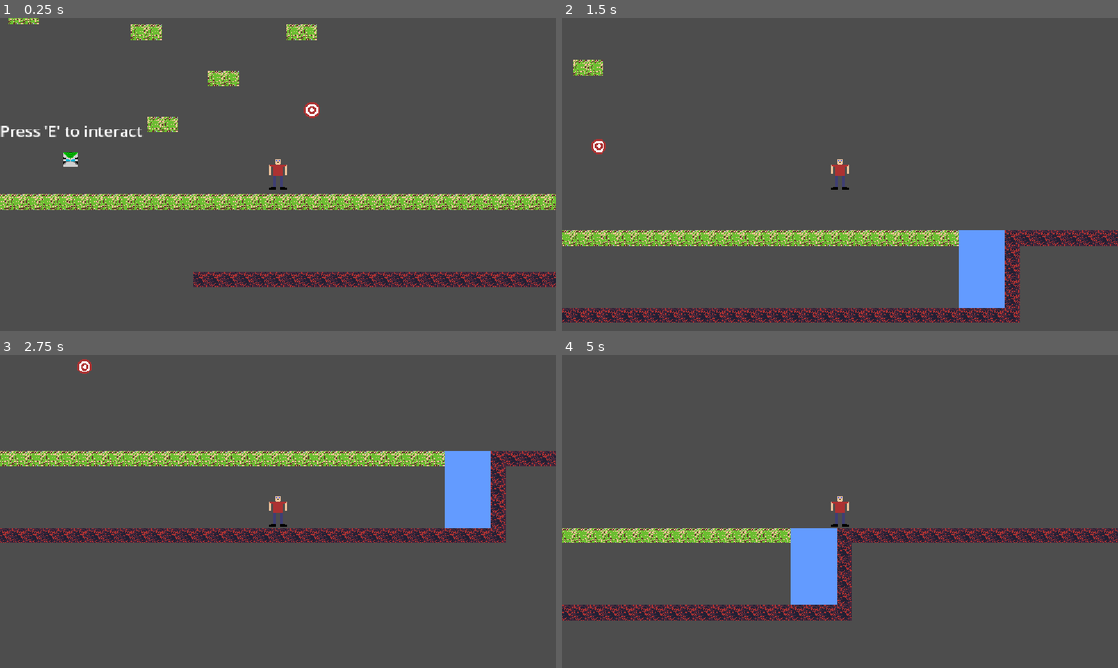
Above: before the commit, frames 1-4 (two rows, left to right).
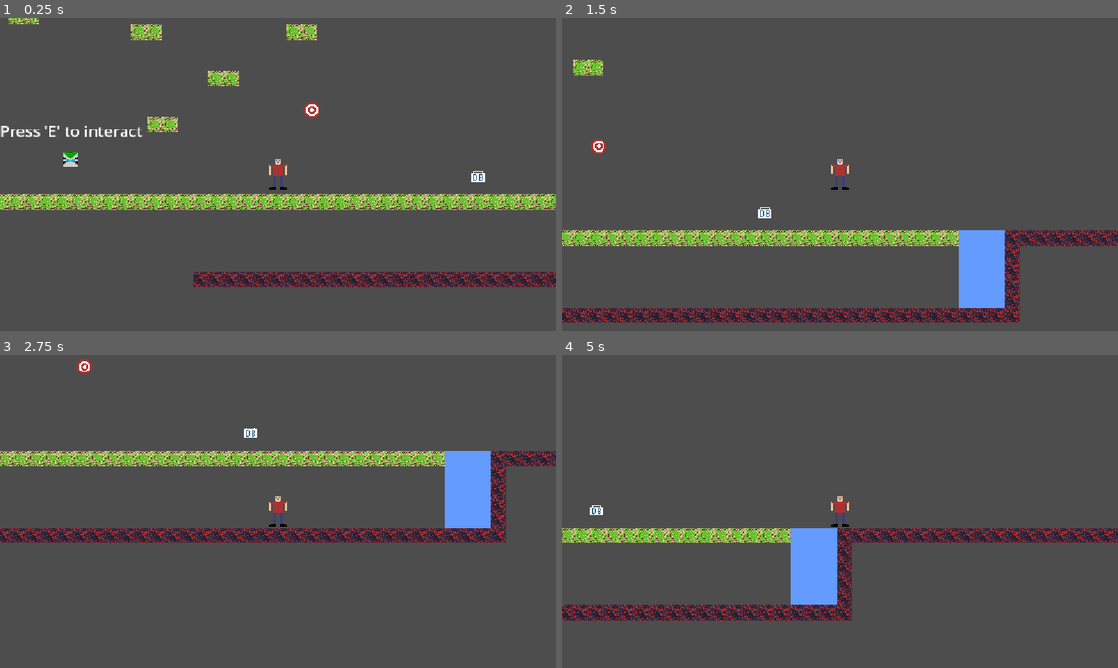
Above: after the commit, the same moments.

Repository: SysadmnIvy27/Final_game_dev
Game: Godot game, scene res://main/main.tscn
The game is run twice, just before and just after one commit, with the same random seed, the same clock (stepped at 60 frames per second) and the same inputs.
Inputs:
- Up to frame 1 (0.25 s): no input
- Up to frame 2 (1.5 s): tap E (interact) at 0.5, 0.6, 1.25, 1.35 s; hold D (move_right) from 0.53 s (still down); tap Space (jump) at 0.77 s
- Up to frame 3 (2.75 s): tap Space (jump) at 1.52 s; tap E (interact) at 2, 2.1 s; release D (move_right) at 2.03 s; hold A (move_left) from 2.03 s (still down)
- Up to frame 4 (5 s): tap E (interact) at 2.75, 2.85, 3.5, 3.6, 4.25, 4.35 s; release A (move_left) at 2.78 s; hold D (move_right) 2.78-4.28 s; tap Space (jump) at 3.02, 3.77, 4.52 s; hold A (move_left) from 4.28 s (still down)

The runs differ from the first frame. In frame 1, less than 0.1% of the frame differs, in the area x 84-88%, y 48-53%; in frame 2, less than 0.1%; in frame 3, less than 0.1%; in frame 4, less than 0.1%.
Error after the commit: Invalid assignment of property or key 'drone' with value of type 'Area2D (oliver_item.gd)' on a base object of type 'Area2D (oliver_item.gd)'. (res://entities/…

Commit message:
v0.1.0 oliver update WIP 4

Diff:
--- /dev/null
+++ b/entities/items/debug_item/debug_item.gd
@@ -0,0 +1,16 @@
+extends Area2D
+
+var team = "neutral"
+
+# Called when the node enters the scene tree for the first time.
+func _ready() -> void:
+	pass # Replace with function body.
+
+
+# Called every frame. 'delta' is the elapsed time since the previous frame.
+func _process(_delta: float) -> void:
+	pass
+
+func interact(entity):
+	print(self.name + " picked up by " + entity.name)
+	queue_free()
--- /dev/null
+++ b/entities/items/debug_item/debug_item.tscn
@@ -0,0 +1,17 @@
+[gd_scene format=3 uid="uid://d0b7kskktr72p"]
+
+[ext_resource type="Texture2D" uid="uid://bc4b813e0o184" path="res://assets/entities/debug_item/debug_item.png" id="1_8j6jw"]
+[ext_resource type="Script" uid="uid://dsck77pdwlq14" path="res://entities/items/debug_item/debug_item.gd" id="1_i1lbj"]
+
+[sub_resource type="RectangleShape2D" id="RectangleShape2D_b1ji6"]
+size = Vector2(16, 13)
+
+[node name="DebugItem" type="Area2D" unique_id=1900671782 groups=["interactable", "targetable"]]
+script = ExtResource("1_i1lbj")
+
+[node name="CollisionShape2D" type="CollisionShape2D" parent="." unique_id=2004203872 groups=["interactable", "targetable"]]
+position = Vector2(0, 1.5)
+shape = SubResource("RectangleShape2D_b1ji6")
+
+[node name="Sprite2D" type="Sprite2D" parent="." unique_id=139718972]
+texture = ExtResource("1_8j6jw")
--- a/entities/items/oliver_item/oliver_item.gd
+++ b/entities/items/oliver_item/oliver_item.gd
@@ -1,16 +1,22 @@
 extends Area2D
+
 var owner_entity : Node
-@onready var movement_marker : Node
+var movement_marker : Node
 @onready var attack_range = $attack_area
+@onready var interact_range = $interact_area
+@onready var detection_range = $detection_range
 @onready var timer = $Cooldown
 @onready var tooltip = $tooltip
 @export var projectile_scene : PackedScene
 var has_owner = false
+var can_teleport = false
+var debug = false
 var SPEED = 100.0
 var team
 var cooldown = 1
 var follow_dist = 20
 var teleport_dist = 500
+var move_target : Node
 
 # Called when the node enters the scene tree for the first time.
 func _ready() -> void:
@@ -20,18 +26,66 @@
 # Called every frame. 'delta' is the elapsed time since the previous frame.
 func _process(delta: float) -> void:
 	if has_owner:
-		var movement_direction = (movement_marker.global_position - global_position).normalized()
-		var dist = sqrt((global_position.x - movement_marker.global_position.x) ** 2 + (global_position.y - movement_marker.global_position.y) ** 2)
-		if dist > follow_dist and dist < teleport_dist:
+		# gettitng targets
+		var targets : Array
+		for area in detection_range.get_overlapping_areas():
+			if area.is_in_group("targetable"):
+				targets.append(area)
+				if debug:
+					print(area.name + " area")
+		for body in detection_range.get_overlapping_bodies():
+			if body.is_in_group("targetable"):
+				targets.append(body)
+				if debug:
+					print(body.name + " body")
+
+		var closest_target : Node
+		var target_dist : float
+		closest_target = null
+		target_dist = 1000
+		for target in targets:
+			if target.is_in_group("interactable"):
+				if global_position.distance_to(target.global_position) < target_dist:
+					closest_target = target
+					target_dist = global_position.distance_to(target.global_position)
+		move_target = closest_target
+		can_teleport = false
+		if closest_target != null and debug:
+			print("The closest target is: " + closest_target.name + " " + str(target_dist))
+
+		if debug:
+			print("List Start:")
+			for target in targets:
+				print(target.name + " distance: " + str(global_position.distance_to(target.global_position)))
+
+		if move_target == null:
+			move_target = movement_marker
+			can_teleport = true
+
+		var movement_direction = (move_target.global_position - global_position).normalized()
+
+		var dist = global_position.distance_to(move_target.global_position)
+
+		if dist > follow_dist and dist < teleport_dist: # follow logic
 			position += movement_direction * SPEED * delta
-		elif dist > teleport_dist:
+		elif dist > teleport_dist and can_teleport: # teleportation logic
 			global_position = movement_marker.global_position
+
+	# attack logic
 	if timer.is_stopped() and has_owner:
 		for area in attack_range.get_overlapping_areas():
-			if area.is_in_group("targetable") and area.team != team:
+			if area.is_in_group("targetable") and (area.team != team or area.team != "neutral"):
 				shoot(area)
 				timer.start(cooldown)
 				break
+
+	# interact logic
+	for area in interact_range.get_overlapping_areas():
+		if area.is_in_group("interactable") and (area != owner_entity or area != self):
+			area.interact(self)
+	for body in interact_range.get_overlapping_bodies():
+		if body.is_in_group("interactable") and (body != owner_entity or body != self):
+			body.interact(self)
 
 func shoot(entity):
 	var projectile = projectile_scene.instantiate() #instance projectile
@@ -46,6 +100,8 @@
 		owner_entity = entity
 		print("Recieved owner " + str(owner_entity.name))
 		team = owner_entity.team
+		owner_entity.drone = self
 		movement_marker = entity.get_node("marker_oli")
+		print(movement_marker.name)
 		has_owner = true
 		tooltip.visible = false
--- a/entities/items/oliver_item/oliver_item.tscn
+++ b/entities/items/oliver_item/oliver_item.tscn
@@ -10,7 +10,13 @@
 atlas = ExtResource("3_plduh")
 
 [sub_resource type="CircleShape2D" id="CircleShape2D_b1ji6"]
-radius = 110.0727
+radius = 101.0198
+
+[sub_resource type="CircleShape2D" id="CircleShape2D_mcl3r"]
+radius = 22.090721
+
+[sub_resource type="CircleShape2D" id="CircleShape2D_1i7ex"]
+radius = 261.00192
 
 [node name="OliverItem" type="Area2D" unique_id=1304631634 groups=["interactable"]]
 script = ExtResource("1_3g5mp")
@@ -27,6 +33,16 @@
 [node name="CollisionShape2D" type="CollisionShape2D" parent="attack_area" unique_id=2065588032]
 shape = SubResource("CircleShape2D_b1ji6")
 
+[node name="interact_area" type="Area2D" parent="." unique_id=285405550]
+
+[node name="CollisionShape2D" type="CollisionShape2D" parent="interact_area" unique_id=811605516]
+shape = SubResource("CircleShape2D_mcl3r")
+
+[node name="detection_range" type="Area2D" parent="." unique_id=1433529188]
+
+[node name="CollisionShape2D" type="CollisionShape2D" parent="detection_range" unique_id=1344928835]
+shape = SubResource("CircleShape2D_1i7ex")
+
 [node name="Cooldown" type="Timer" parent="." unique_id=267831332]
 one_shot = true
 
--- a/levels/level_1/lvl_1.tscn
+++ b/levels/level_1/lvl_1.tscn
@@ -4,6 +4,7 @@
 [ext_resource type="Script" uid="uid://bolmnm26c5ybl" path="res://levels/level_1/lvl_1.gd" id="1_ucyor"]
 [ext_resource type="PackedScene" uid="uid://nckq0eghpx3r" path="res://entities/items/oliver_item/oliver_item.tscn" id="3_hose7"]
 [ext_resource type="PackedScene" uid="uid://br2htl5ajef0b" path="res://entities/items/debug_target/debug_target.tscn" id="4_hxqgq"]
+[ext_resource type="PackedScene" uid="uid://d0b7kskktr72p" path="res://entities/items/debug_item/debug_item.tscn" id="5_60wt0"]
 
 [sub_resource type="WorldBoundaryShape2D" id="WorldBoundaryShape2D_ucyor"]
 distance = -165.0
@@ -48,3 +49,12 @@
 
 [node name="DebugTarget3" parent="." unique_id=1896827752 instance=ExtResource("4_hxqgq")]
 position = Vector2(-413, -59)
+
+[node name="DebugItem" parent="." unique_id=1900671782 instance=ExtResource("5_60wt0")]
+position = Vector2(-270, -35)
+
+[node name="DebugItem2" parent="." unique_id=955556481 instance=ExtResource("5_60wt0")]
+position = Vector2(295, -20)
+
+[node name="DebugItem3" parent="." unique_id=1112851371 instance=ExtResource("5_60wt0")]
+position = Vector2(-76, -324)
--- a/player/player.gd
+++ b/player/player.gd
@@ -4,6 +4,7 @@
 const SPEED = 300.0
 const JUMP_VELOCITY = -400.0
 var team = "friendly"
+var drone : Node
 
 func _ready() -> void:
 	pass
--- a/player/player.tscn
+++ b/player/player.tscn
@@ -11,7 +11,7 @@
 [sub_resource type="CircleShape2D" id="CircleShape2D_b1ji6"]
 radius = 30.016663
 
-[node name="Player" type="CharacterBody2D" unique_id=2113876882 groups=["reset_on_fall"]]
+[node name="Player" type="CharacterBody2D" unique_id=2113876882 groups=["reset_on_fall", "targetable"]]
 script = ExtResource("1_g1dw6")
 
 [node name="hitbox" type="CollisionShape2D" parent="." unique_id=71871795 groups=["reset_on_fall"]]
Binary file added: assets/entities/debug_item/debug_item.ase
Binary file added: assets/entities/debug_item/debug_item.png
Not shown, added: entities/items/debug_item/debug_item.gd.uid
Not shown, changed: CHANGELOG.md
Not shown, changed: README.md
